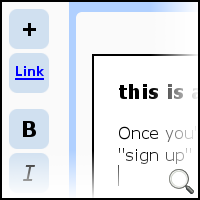
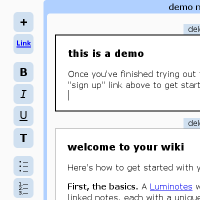
Two versions of the same layered image (w=200, h=200). Layer-by-layer changes:
added layer "Pasted Layer#1" above "Pasted Layer" over [0, 0, 200, 200]
